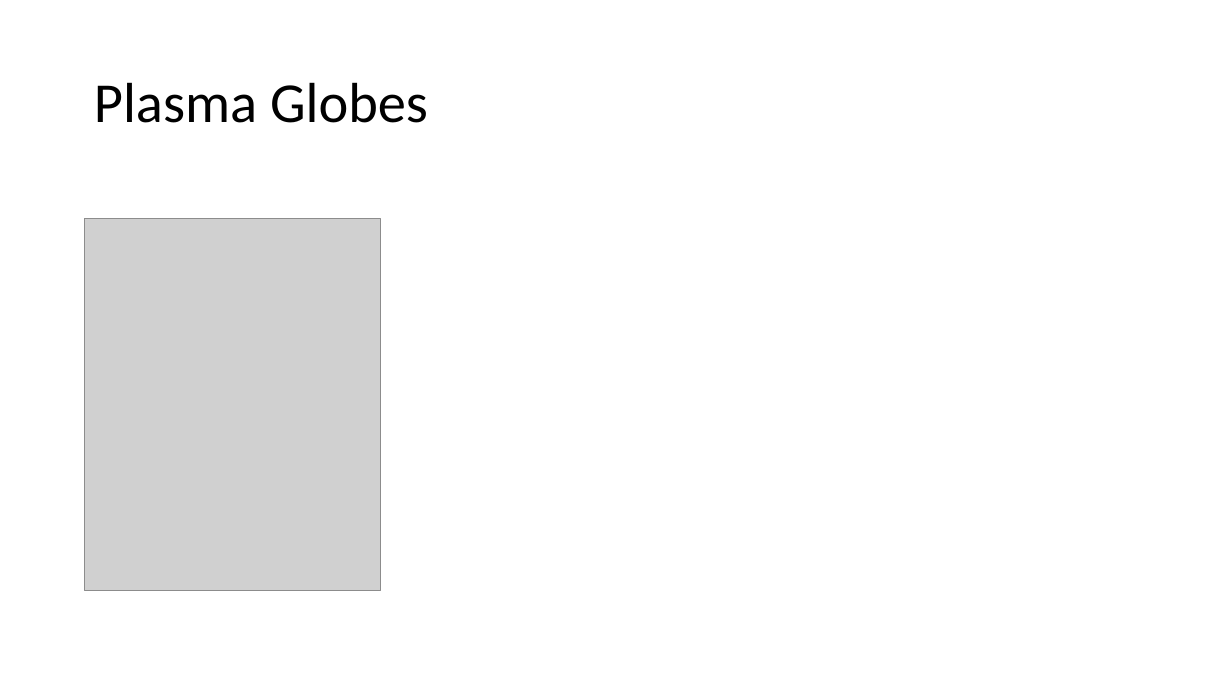
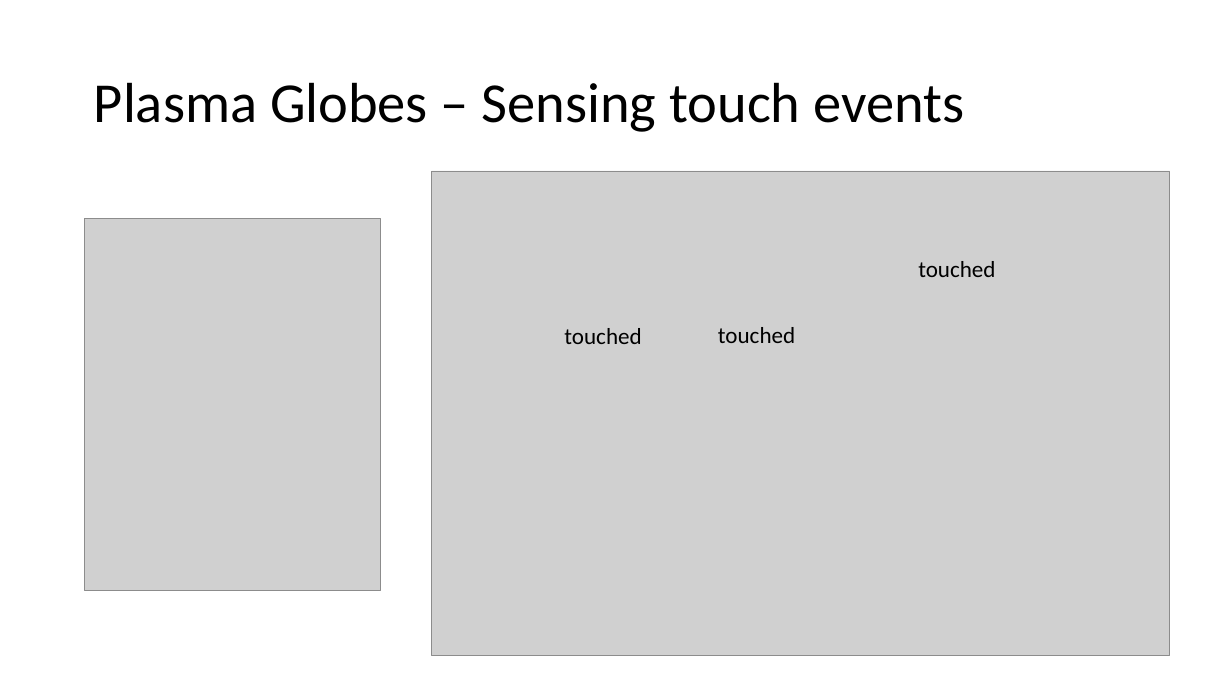
Before and after one commit to ubilab-escape/first-door, a slide deck: slide 10 of Präsentation.pptx. Drawn at 1232x693 pixels with LibreOffice and Linux fonts; fonts in the diff are those of the drawing; grey boxes stand for pictures. Boxes give left, top, right and bottom in pixels: in the first picture for what was removed or moved away, otherwise in the second. Text is boxed around its words. In the diff, an @@ line names an element or a change of style, - is before the commit and + after.

Commit message:
added slides for plasma globe stuff

```diff
--- a/Präsentation.pptx
+++ b/Präsentation.pptx
@@ title at [94,82,964,132]: text changed @@
-Plasma Globes
+Plasma Globes – Sensing touch events
@@ picture added at [432,171,1169,656] @@
@@ text added at [918,261,995,277], 18 pt, text #000000 @@
+touched
@@ text added at [564,328,641,344], 18 pt, text #000000 @@
+touched
@@ text added at [718,327,795,343], 18 pt, text #000000 @@
+touched
```
Also in this commit, not shown: 1 other slide changed, 1 slide added.
